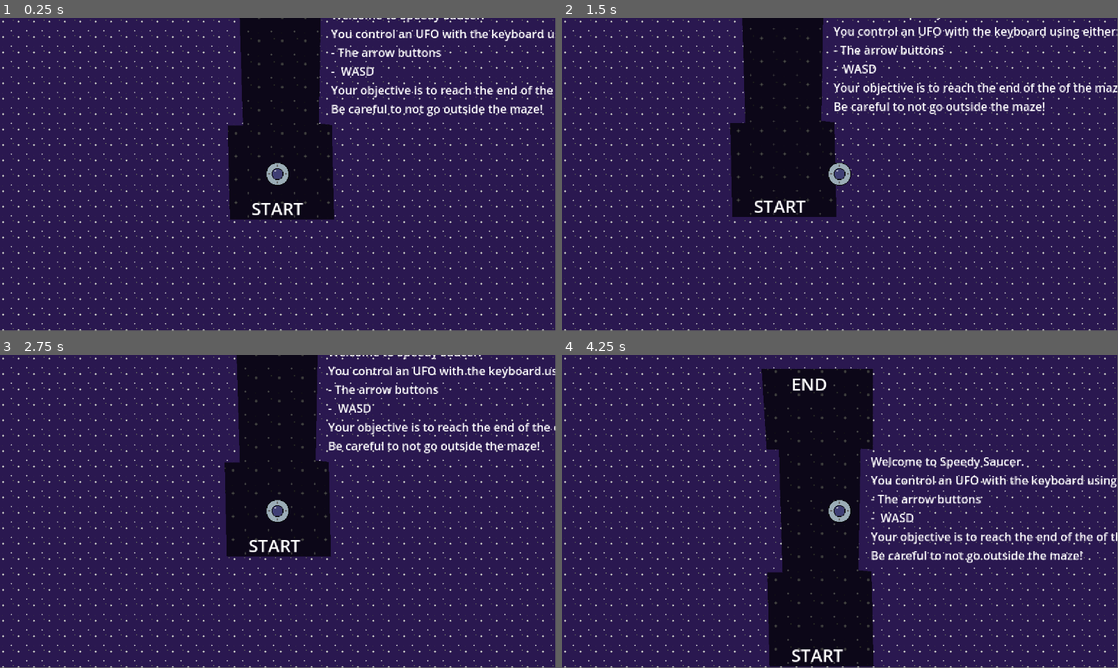
Above: before the commit, frames 1-4 (two rows, left to right).
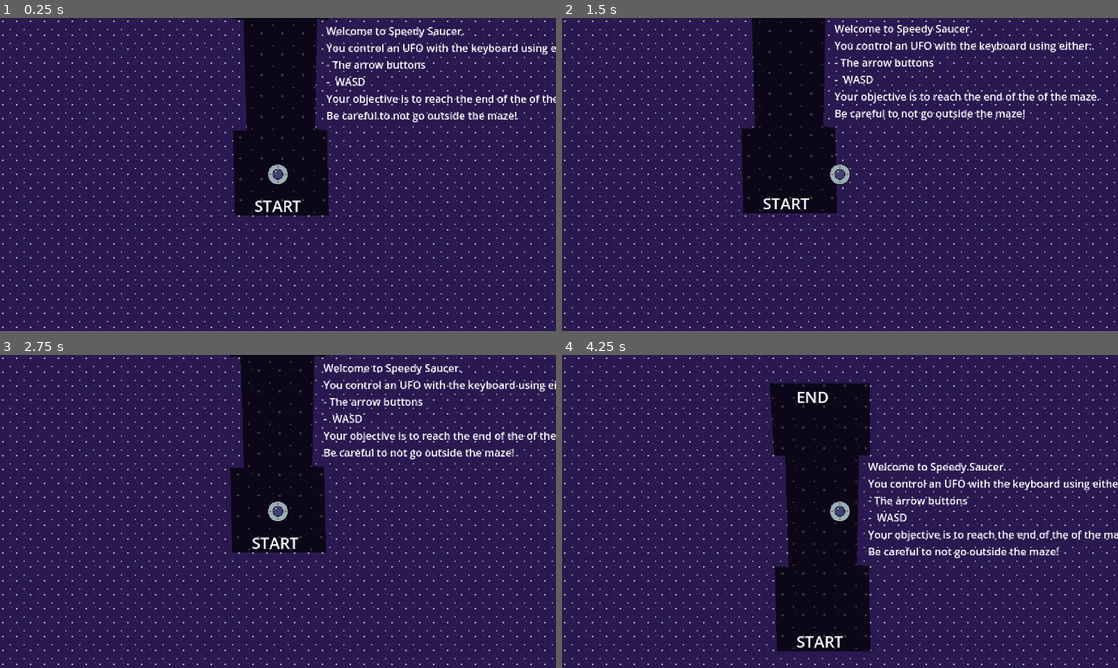
Above: after the commit, the same moments.

Repository: SimoneStarace/Space_Maze
Game: Godot game, scene res://scenes/levels/level_1.tscn
Two runs of this game, one before a commit and one after it. Both use one fixed random seed, a clock stepped at 60 frames per second and the inputs below.
Inputs:
- Up to frame 1 (0.25 s): no input
- Up to frame 2 (1.5 s): tap Enter at 0.5 s; hold Right (move_right) 0.53-1.28 s; hold Down (move_down) from 1.28 s (still down)
- Up to frame 3 (2.75 s): release Down (move_down) at 2.03 s; hold Right (move_right) from 2.03 s (still down)
- Up to frame 4 (4.25 s): release Right (move_right) at 2.78 s; hold Up (move_up) 2.78-3.53 s; hold Left (move_left) from 3.53 s (still down)
The window is 799x449 before the commit and 800x450 after it. Grey fills any space a smaller window leaves; there, only what the larger window draws over its background counts as a difference.

The runs differ from the first frame. In frame 1, 11% of the frame differs, in the area x 0-100%, y 0-100%; in frame 2, 12%; in frame 3, 11%; in frame 4, 13%.

Commit message:
Changed window settings

Diff:
--- a/project.godot
+++ b/project.godot
@@ -15,6 +15,12 @@
 run/main_scene="res://scenes/levels/level_1.tscn"
 config/features=PackedStringArray("4.1", "GL Compatibility")
 config/icon="res://icon.svg"
+
+[display]
+
+window/size/viewport_width=1280
+window/size/viewport_height=720
+window/size/mode=2
 
 [input]
 
